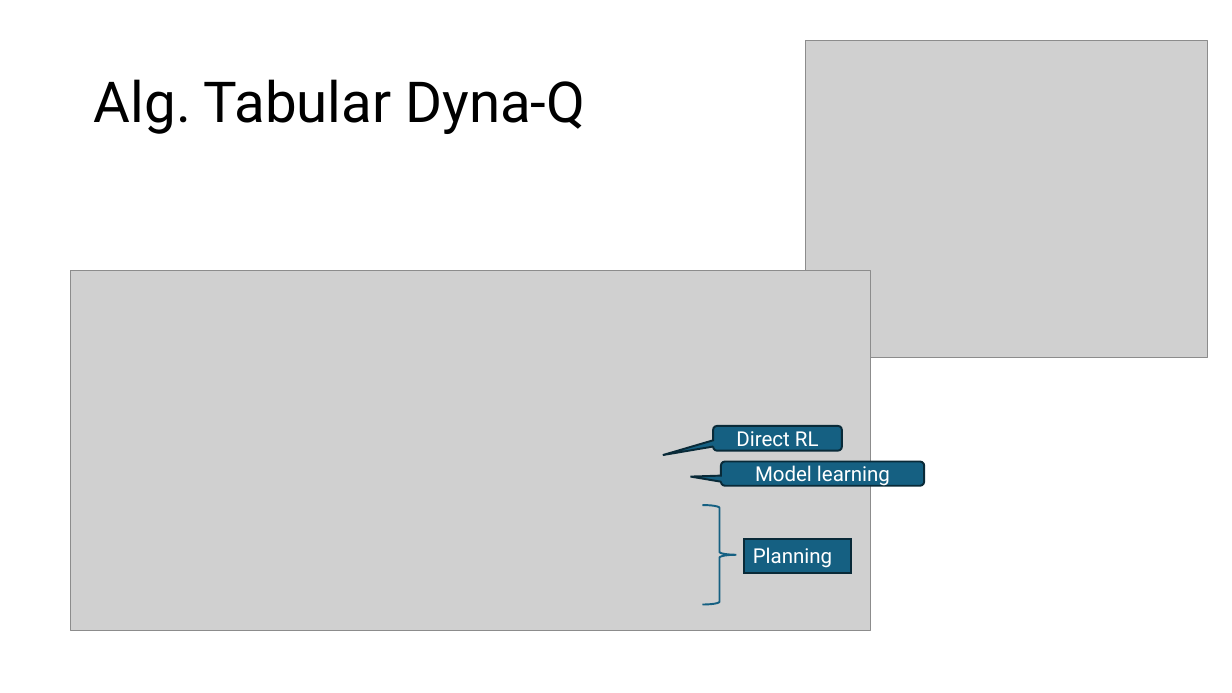
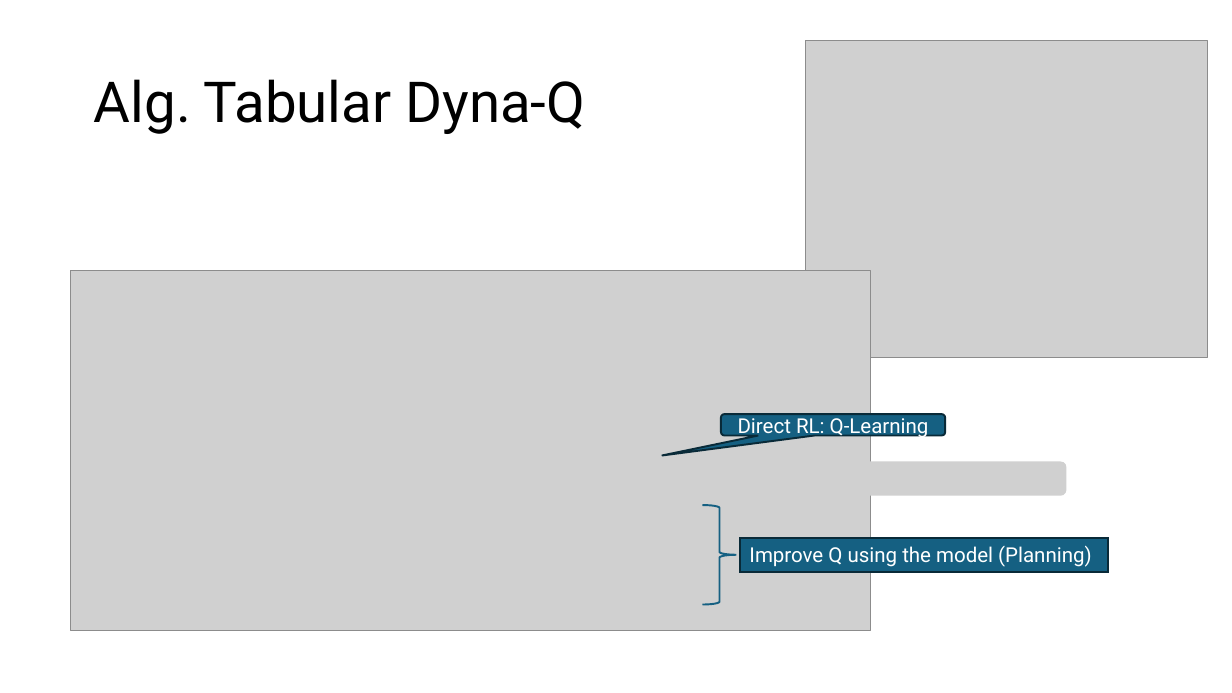
Before and after one commit to mhahsler/Introduction_to_Reinforcement_Learning, a slide deck: slide 9 of slides/Lecture_Chapter08.pptx. Drawn at 1232x693 pixels with LibreOffice and Linux fonts; fonts in the diff are those of the drawing; grey boxes stand for pictures. Boxes give left, top, right and bottom in pixels: in the first picture for what was removed or moved away, otherwise in the second. Text is boxed around its words. In the diff, an @@ line names an element or a change of style, - is before the commit and + after.

```diff
--- a/slides/Lecture_Chapter08.pptx
+++ b/slides/Lecture_Chapter08.pptx
@@ rounded speech box "Direct RL: Q-Learning": place and size @@
-rounded speech box "Direct RL: Q-Learning" at bbox=[714, 426, 842, 451]
+rounded speech box "Direct RL: Q-Learning" at bbox=[721, 414, 945, 435]
@@ rounded speech box "Direct RL: Q-Learning" at bbox=[721, 414, 945, 435]: proportions changed @@
@@ text in rounded speech box at bbox=[738, 414, 929, 439]: text changed @@
-Direct RL
+Direct RL: Q-Learning
@@ rounded speech box removed at bbox=[721, 462, 924, 486] @@
-Model learning
@@ picture added at bbox=[721, 462, 1067, 496] @@
@@ rectangle "Improve Q using the model ...": place and size @@
-rectangle "Improve Q using the model ..." at bbox=[744, 539, 851, 573]
+rectangle "Improve Q using the model ..." at bbox=[740, 538, 1108, 572]
@@ text in rectangle at bbox=[749, 546, 1092, 567]: text changed @@
-Planning
+Improve Q using the model (Planning)
```
Also in this commit, not shown: 10 other slides changed, 5 other files.
